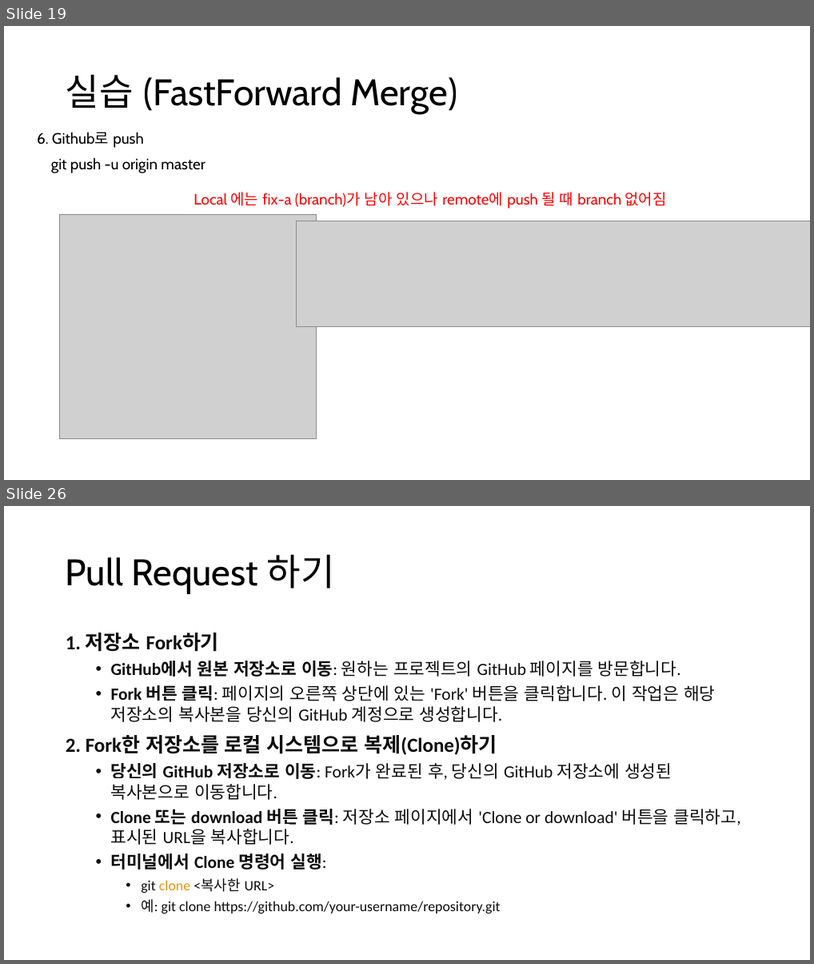
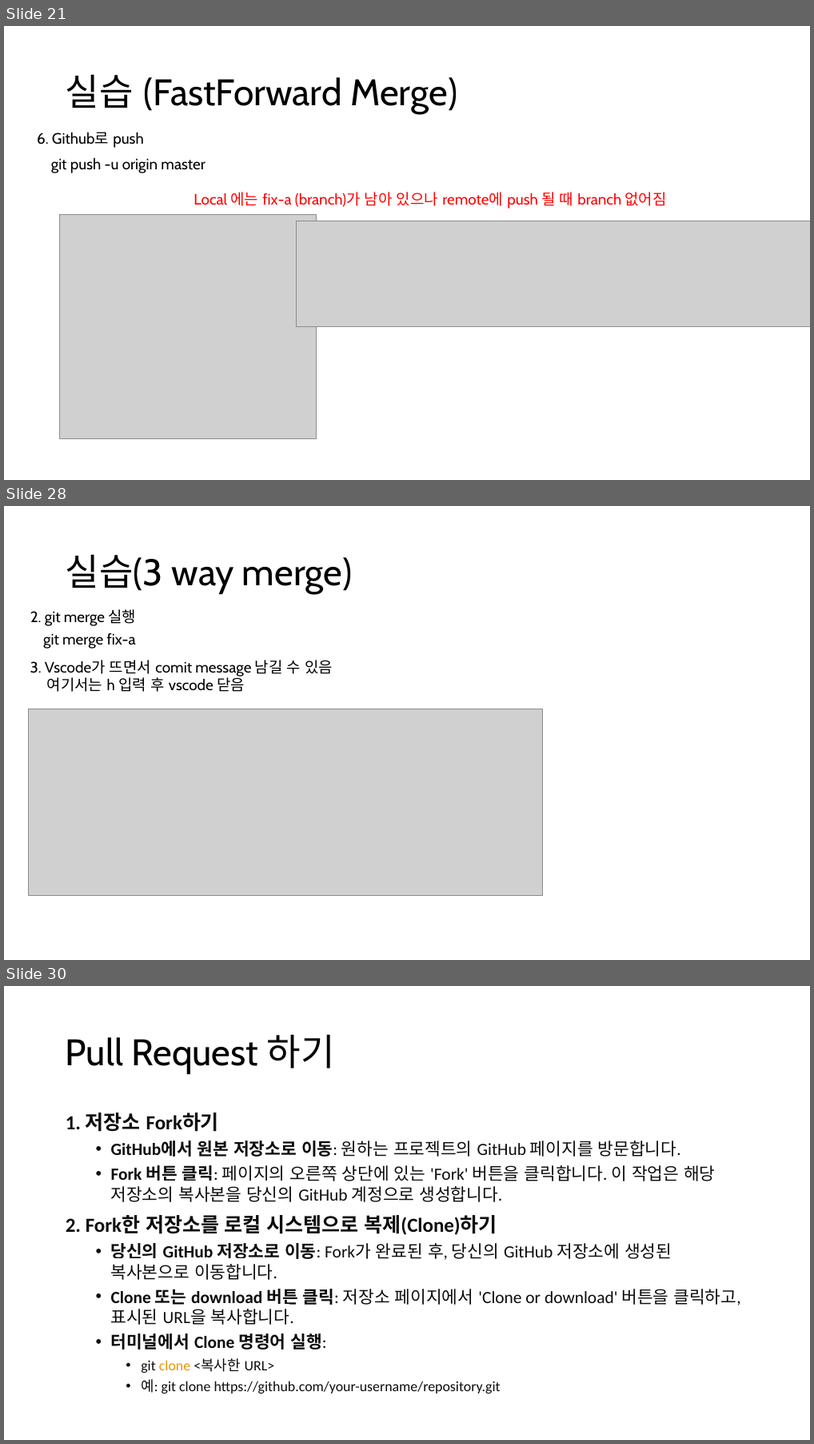
Before and after one commit to Joseph-GM/ppt-git, a slide deck: git-github-joseph.pptx. Shown one above the other, each under a label of ours: slides 19 and 26 before the commit, slides 21, 28 and 30 after it; the slides between them are not shown. The pictures are 814x964 and 814x1444 pixels, drawn with LibreOffice and Linux fonts; fonts in the diff are those of the drawing; grey boxes stand for pictures. Boxes give left, top, right and bottom in pixels: in the first picture for what was removed or moved away, otherwise in the second. Text is boxed around its words. In the diff, an @@ line names an element or a change of style, - is before the commit and + after.

```diff
--- a/git-github-joseph.pptx
+++ b/git-github-joseph.pptx
@@ slide 28 added at (4, 506, 810, 960), background #FFFFFF @@
@@ title added at (66, 554, 352, 594), 44 pt, text #000000 @@
+실습(3 way merge)
@@ text added at (30, 609, 136, 626), 18 pt, text #000000 @@
+2. git merge 실행
@@ text added at (43, 633, 136, 648), 18 pt, text #000000 @@
+git merge fix-a
@@ text added at (30, 660, 333, 692), 18 pt, text #000000 @@
+3. Vscode가 뜨면서 comit message 남길 수 있음
+여기서는 h 입력 후 vscode 닫음
@@ picture added at (28, 709, 542, 896) @@
@@ what was slide 19 is now slide 21 @@
@@ what was slide 26 is now slide 30 @@
```
Also in this commit, not shown: 6 slides changed, 3 other slides added.
